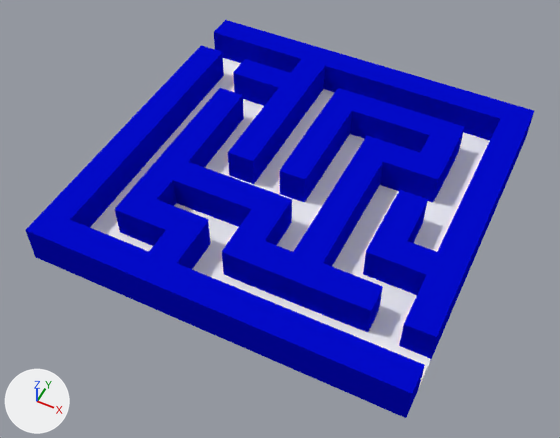
The Blender file models/difficulty/easy/level-1.blend as it was, and as the next commit left it.
The view is the same before and after, from a 50 mm lens placed at (10.06, -7.56, 13.82), pointed at (4.44, 3.69, -0.23). Arrows for +X, +Y and +Z are at lower left; the lights stay in place.

Names of what the first picture shows: 'maze'.
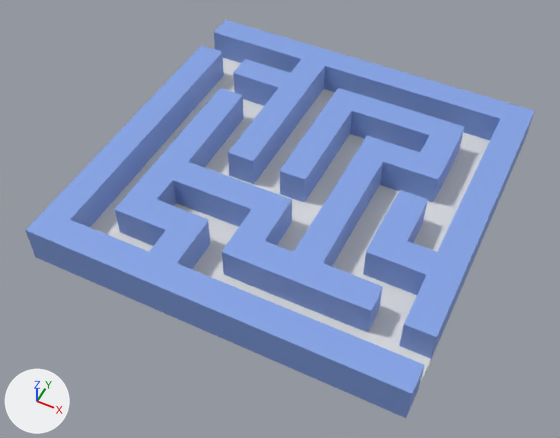
Changed parts and their boxes [x1, y1, x2, y2] in the pictures (560 x 438 px):
part 1 of me_path0_001, recoloured
    both: [90, 58, 490, 387]
part 2 of me_path0_001, recoloured
    both: [26, 20, 534, 418]

What the commit changed:
Material 'Floor' (mat_floor) is new.
Its base color is (0.8, 0.8, 0.8) (white #e7e7e7).
Material 'Wall' (mat_wall) is new.
Its base color is (0.234, 0.37, 0.8) (blue #85a4e7).
me_path0_001 has 5352 vertices, 4002 faces and spans x 0.0..0.113, y 0.0..0.113, z -0.08..0.87.
me_path0_001 is used by ob_maze; location (0.0, 0.0, 0.0); scale (80.0, 80.0, 1.0).
me_path0_001 part 1: all 1991 faces that had it switch from mat_svgmat_006 (white #fbfbfb) to mat_floor (white #e7e7e7).
me_path0_001 part 2: all 2011 faces that had it switch from mat_svgmat_007 (blue #040bcc) to mat_wall (blue #85a4e7).
